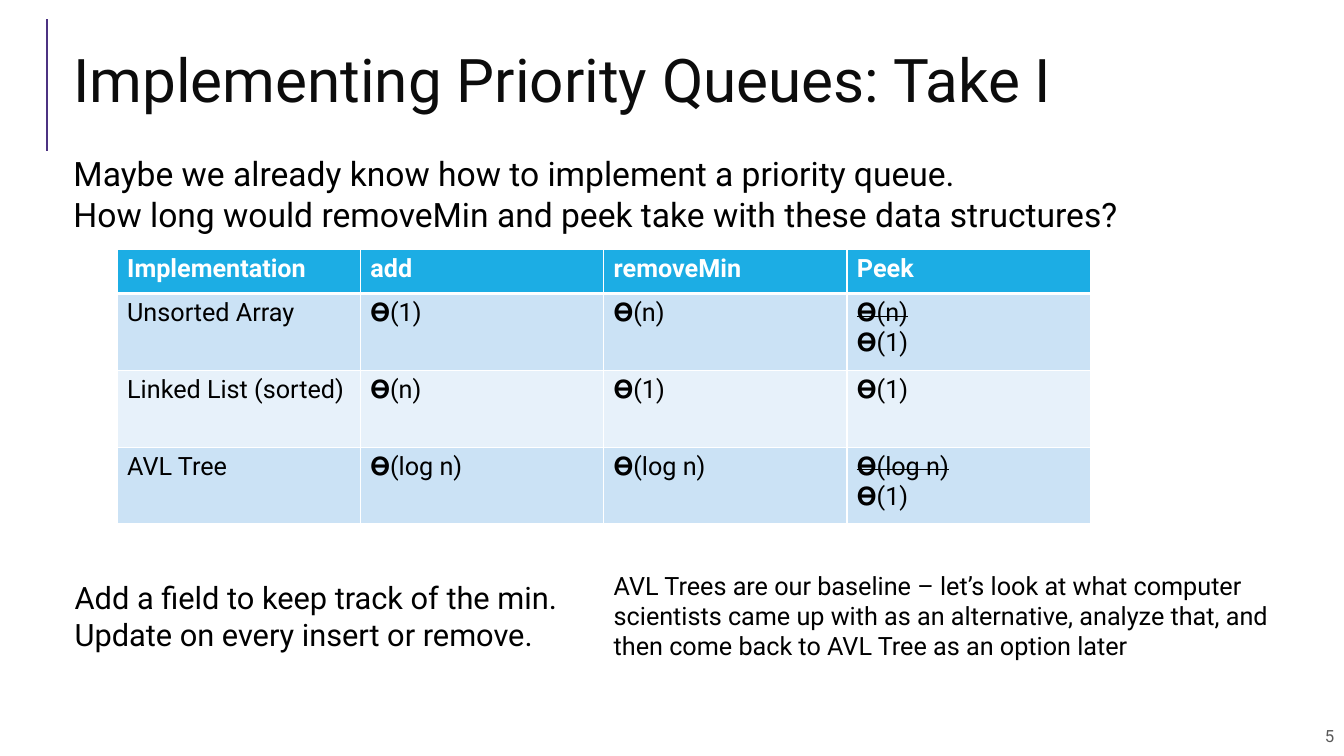
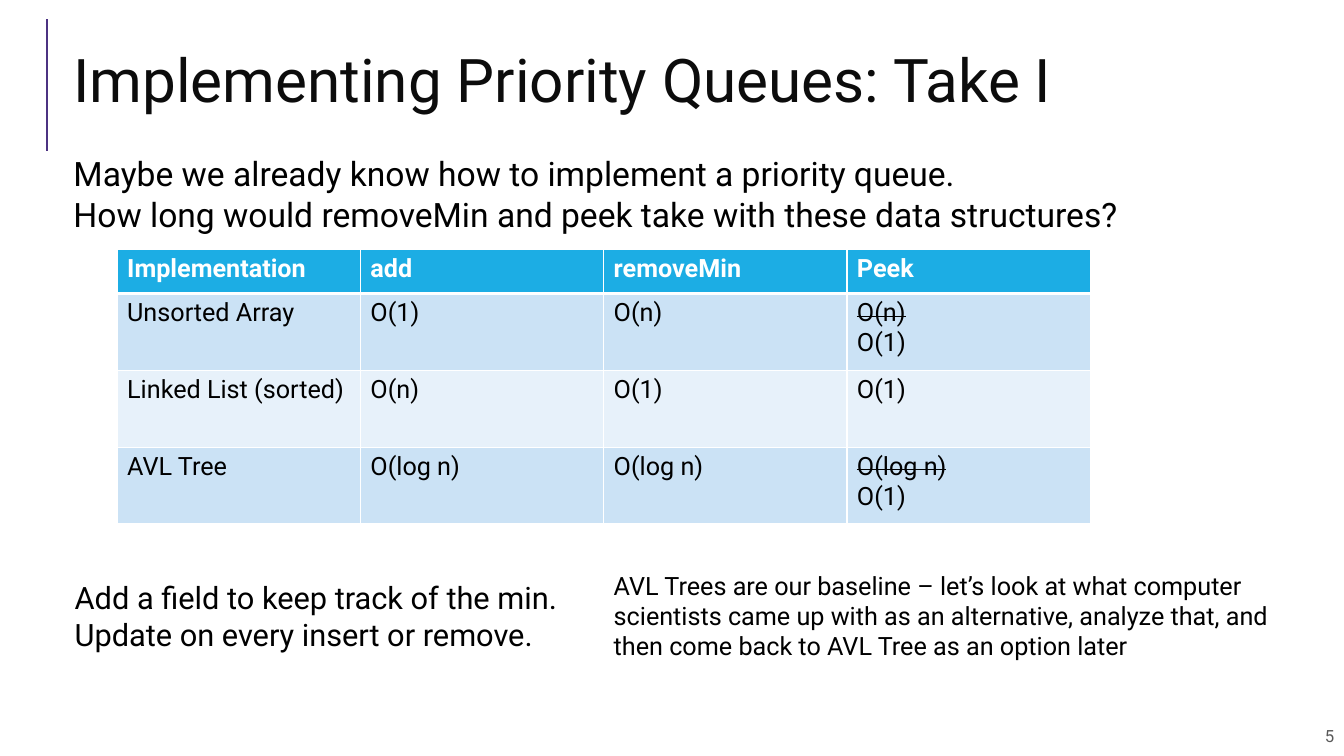
Before and after one commit to guhofstra/CSC111Fa25, a slide deck: slide 5 of PPTs/Lecture 11-heaps.pptx. Drawn at 1344x756 pixels with LibreOffice and Linux fonts; fonts in the diff are those of the drawing. Boxes give left, top, right and bottom in pixels: in the first picture for what was removed or moved away, otherwise in the second. Text is boxed around its words. In the diff, an @@ line names an element or a change of style, - is before the commit and + after.

```diff
--- a/PPTs/Lecture 11-heaps.pptx
+++ b/PPTs/Lecture 11-heaps.pptx
@@ table at [117,249,1089,524] @@
-row 2: Unsorted Array | 𝚹(1) | 𝚹(n) | 𝚹(n) / 𝚹(1)
+row 2: Unsorted Array | O(1) | O(n) | O(n) / O(1)
-row 3: Linked List (sorted) | 𝚹(n) | 𝚹(1) | 𝚹(1)
+row 3: Linked List (sorted) | O(n) | O(1) | O(1)
-row 4: AVL Tree | 𝚹(log n) | 𝚹(log n) | 𝚹(log n) / 𝚹(1)
+row 4: AVL Tree | O(log n) | O(log n) | O(log n) / O(1)
```
Also in this commit, not shown: 8 other slides changed, 14 other files.
